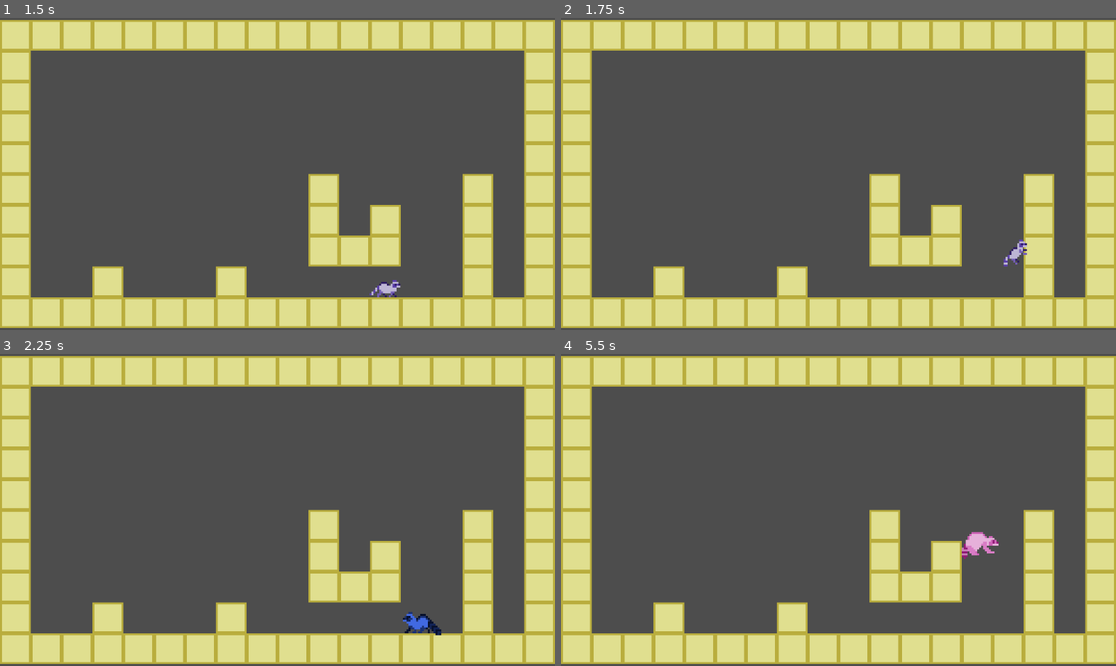
Above: before the commit, frames 1-4 (two rows, left to right).
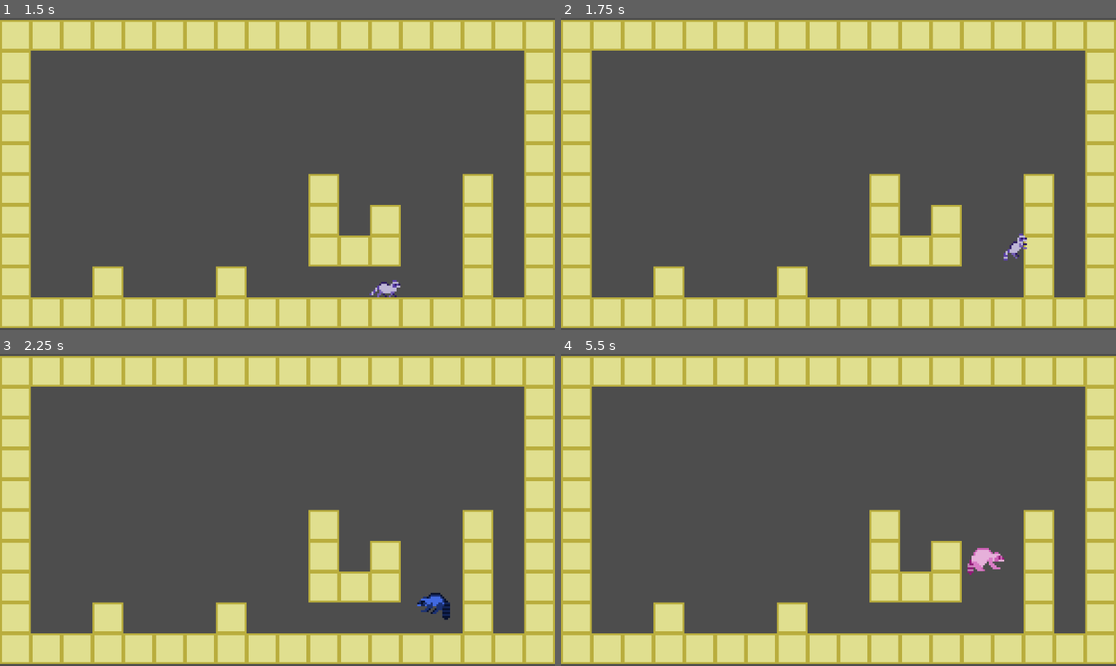
Above: after the commit, the same moments.

Repository: ConchTyrant/Ringtail-Rascals
Game: Godot game, scene res://Scenes/-- MAIN --/game.tscn
Same seed, same stepped clock (60 frames per second), same inputs: the game is played once before the commit and once after it.
Inputs:
- Up to frame 1 (1.5 s): tap Enter at 0.5 s; hold D (RIGHT) from 0.53 s (still down); tap E (INTERACT) at 0.6, 1.35 s; tap Space (JUMP) at 0.77 s
- Up to frame 2 (1.75 s): keep holding D (RIGHT); tap Space (JUMP) at 1.52 s
- Up to frame 3 (2.25 s): release D (RIGHT) at 2.03 s; hold A (LEFT) from 2.03 s (still down); tap E (INTERACT) at 2.1 s
- Up to frame 4 (5.5 s): release A (LEFT) at 2.78 s; hold D (RIGHT) 2.78-4.28 s; tap E (INTERACT) every 0.75 s from 2.85 to 5.1 s; tap Space (JUMP) at 3.02, 3.77, 4.52 s; hold A (LEFT) 4.28-5.03 s; hold D (RIGHT) from 5.03 s (still down)

Frame 1 is identical in both runs. In frame 2, 0.2% of the frame differs, in the area x 79-84%, y 69-80%; in frame 3, 0.6%; in frame 4, 0.6%, in the area x 72-80%, y 57-71%.

Commit message:
Fall specifics
Updated gravity and weight values

Diff:
--- a/Scripts/player_body.gd
+++ b/Scripts/player_body.gd
@@ -66,7 +66,7 @@
 		#
 		speed = 8
 		jump_force = [3,1]
-		weight = 0.5
+		weight = 1
 
 	# MOCHA
 	elif player_form == 'Mocha':
@@ -75,7 +75,7 @@
 		#
 		speed = 5
 		jump_force = [1,3]
-		weight = 1
+		weight = 3
 
 	# COTTON
 	elif player_form =='Cotton':
@@ -84,7 +84,7 @@
 		#
 		speed = 3
 		jump_force = [2,2]
-		weight = 2
+		weight = 5
 
 	# Sprite visibility
 	for i in PLAYER_SPRITES:
@@ -169,14 +169,15 @@
 
 # -- GRAVITY --
 func gravity(delta):
+	var max_fall_speed = weight*50
 	if not is_on_floor():
 		# Fall
-		## Limits Pieface form's fall speed
-		if player_form == 'Pieface' and velocity.y > 100:
+		## If reaches max fall speed, limit fall.
+		if velocity.y >= max_fall_speed:
 			pass
 		## Regular gravity
 		else:
-			velocity.y += get_gravity().y * delta * weight
+			velocity.y += get_gravity().y * delta *  weight / 3
 		# If falling
 		if velocity.y > 0:
 			ANIMATE.play('fall')
